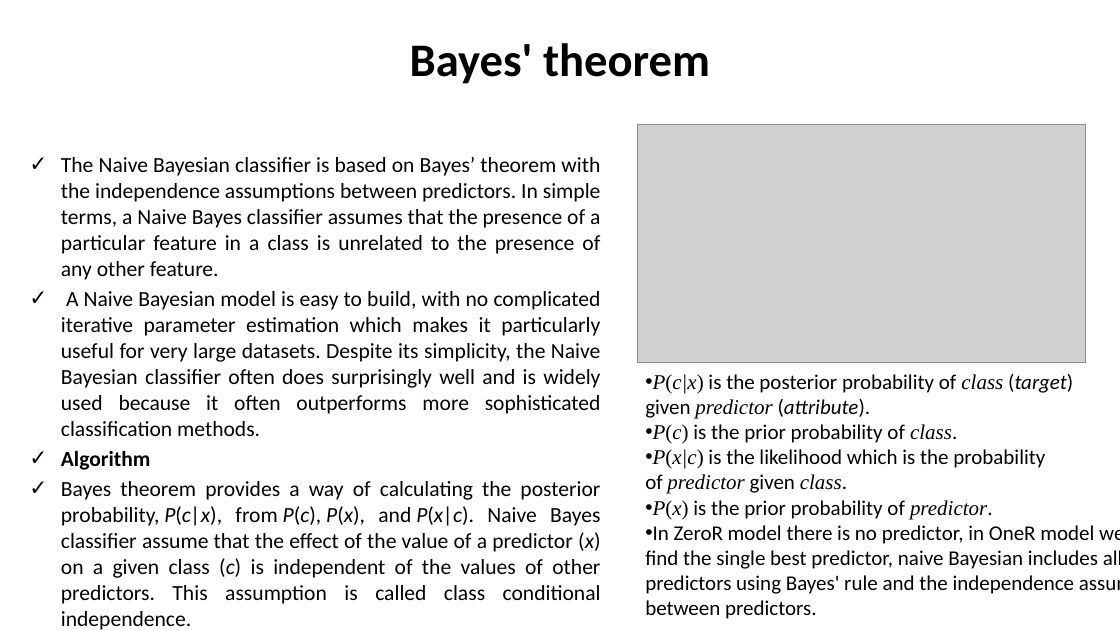
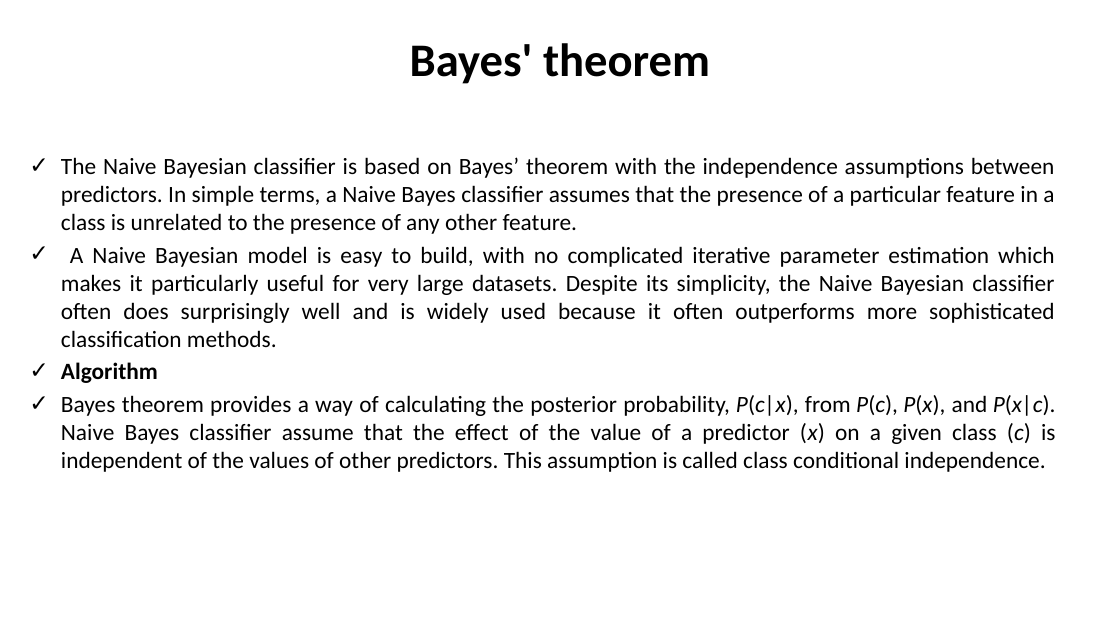
Before and after one commit to shakiliitju/B.Sc-in-ICT, a slide deck: slide 5 of 4.2 Fourth Year Second Semester/ICT - 4261 Machine Learning/Lectures/Lecture _09_10.pptx (slide 6 before the commit). Drawn at 1120x630 pixels with LibreOffice and Linux fonts; fonts in the diff are those of the drawing; grey boxes stand for pictures. Boxes give left, top, right and bottom in pixels: in the first picture for what was removed or moved away, otherwise in the second. Text is boxed around its words. In the diff, an @@ line names an element or a change of style, - is before the commit and + after.

```diff
--- a/4.2 Fourth Year Second Semester/ICT - 4261 Machine Learning/Lectures/Lecture _09_10.pptx
+++ b/4.2 Fourth Year Second Semester/ICT - 4261 Machine Learning/Lectures/Lecture _09_10.pptx
@@ text "The Naive Bayesian classifier is ..." at bbox=[61, 157, 1056, 472]: size 18.5 to 20 pt @@
@@ picture removed at bbox=[637, 125, 1085, 363] @@
@@ text removed at bbox=[645, 374, 1120, 619] @@
-• P(c|x) is the posterior probability of class (target) given predictor (attribute).
-• P(c) is the prior probability of class.
-• P(x|c) is the likelihood which is the probability of predictor given class.
-• P(x) is the prior probability of predictor.
-• In ZeroR model there is no predictor, in OneR model we try to find the single best predictor, naive Bayesian includes all predictors using Bayes' rule and the independence assumptions between predictors.
```
Also in this commit, not shown: 3 other slides changed, 1 slide added, 1 slide removed, 15 other files.
